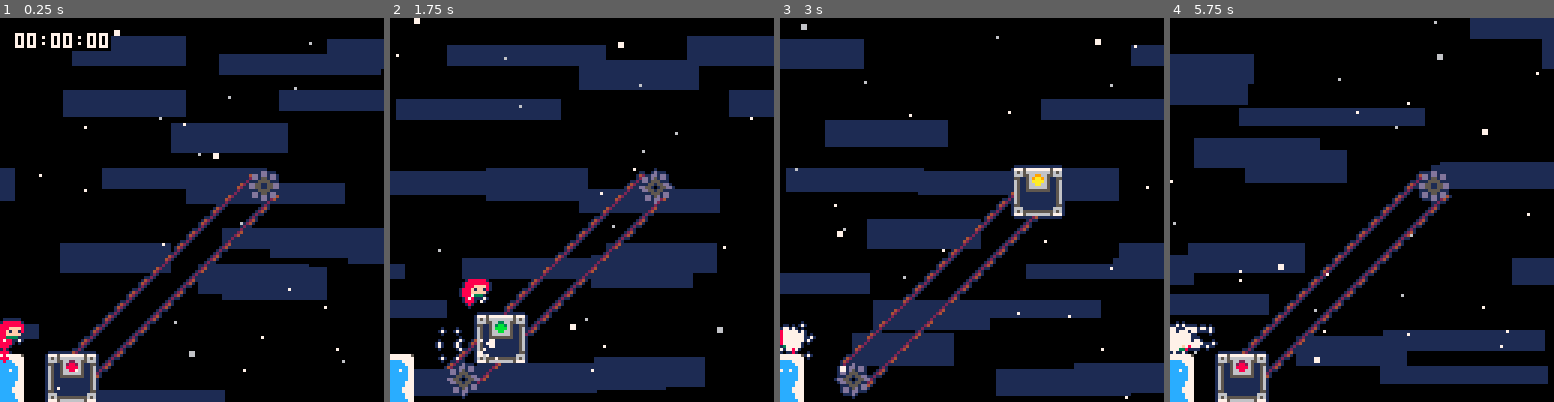
Above: before the commit, frames 1-4 (left to right).
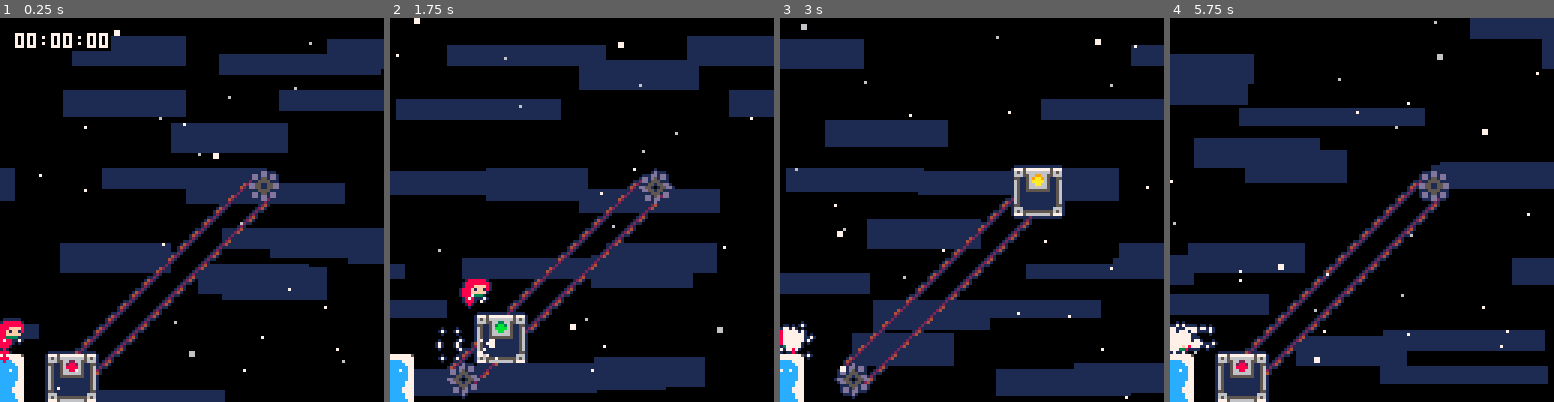
Above: after the commit, the same moments.

Repository: CelesteClassic/newleste.p8
Game: PICO-8 cartridge city.p8
Same seed, same stepped clock (60 frames per second), same inputs: the game is played once before the commit and once after it.
Inputs:
- Up to frame 1 (0.25 s): no input
- Up to frame 2 (1.75 s): tap O (Z key) at 0.33, 0.7, 1.43 s; tap X (X key) at 1.07 s
- Up to frame 3 (3 s): hold Left 1.97-2.37 s; tap X (X key) at 2.07, 2.4, 2.73 s; tap O (Z key) at 2.22 s; hold Down 2.42-2.82 s; hold Right from 2.87 s (still down)
- Up to frame 4 (5.75 s): tap X (X key) every 0.33 s from 3.07 to 5.73 s; tap O (Z key) at 3.1, 3.98, 4.87 s; release Right at 3.53 s; hold Up 3.58-4.08 s; hold Right 4.13-4.53 s; hold Down 4.58-5.08 s; hold Left from 5.13 s (still down)

The runs differ from the first frame. In frame 1, 2.9% of the frame differs, in the area x 18-73%, y 40-94%; in frame 2, 2.4%; in frame 3, 2.5%; in frame 4, 3.2%, in the area x 18-74%, y 39-94%.

Commit message:
slightly shorter tracks

Diff:
--- a/city.p8
+++ b/city.p8
@@ -772,6 +772,11 @@
     local r=4.5
     ox,oy=r*cos(0.25+cang),r*sin(0.25+cang)
     --line(c1x,c1y,c2x,c2y,8)
+
+    c1x+=1*sin(0.25+cang)
+    c1y-=1*cos(0.25+cang)
+    c2x-=1*sin(0.25+cang)
+    c2y+=1*cos(0.25+cang)
     line(round(c1x+ox),round(c1y+oy),round(c2x+ox),round(c2y+oy),2)
     line(round(c1x-ox),round(c1y-oy),round(c2x-ox),round(c2y-oy),2)
 
